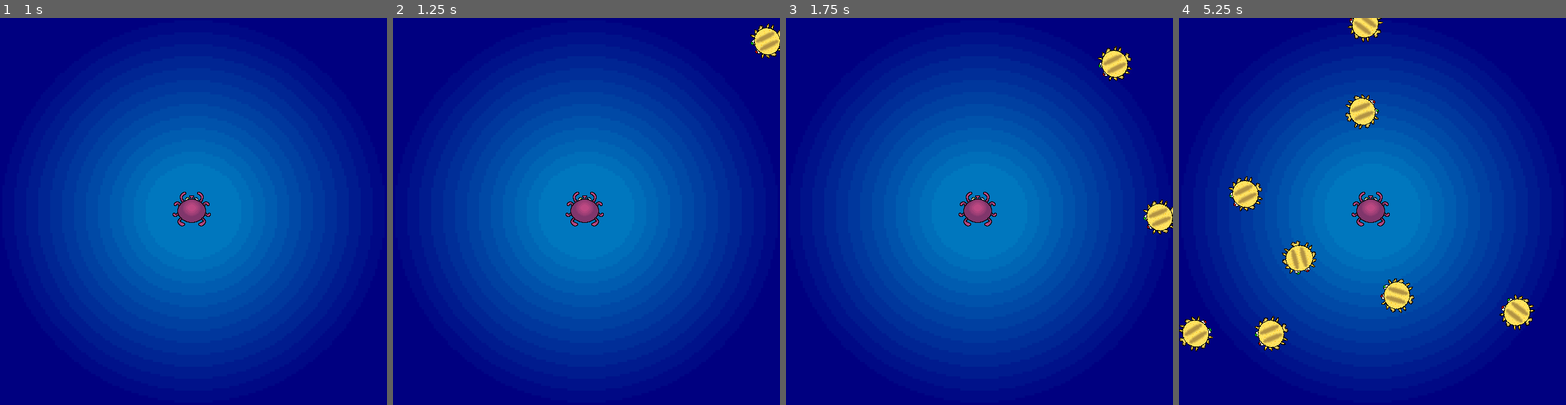
Above: before the commit, frames 1-4 (left to right).
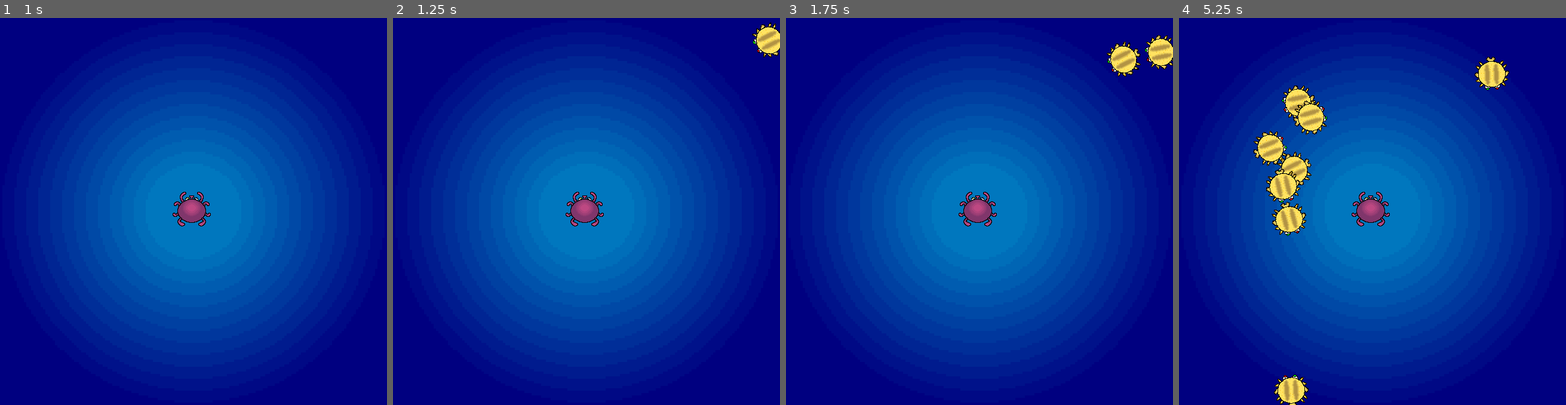
Above: after the commit, the same moments.

Repository: jonael-garcia26/OctoPause
Game: Godot game, scene res://Scenes/menu.tscn
Two runs of this game, one before a commit and one after it. Both use one fixed random seed, a clock stepped at 60 frames per second and the inputs below.
Inputs:
- Up to frame 1 (1 s): click "Start" at 0.5 s
- Up to frame 2 (1.25 s): no input
- Up to frame 3 (1.75 s): no input
- Up to frame 4 (5.25 s): no input

Frame 1 is identical in both runs. In frame 2, 0.2% of the frame differs, in the area x 92-100%, y 1-11%; in frame 3, 1.5%; in frame 4, 7.8%, in the area x 0-92%, y 0-100%.

Commit message:
puse la velocidad para cada mob

Diff:
--- a/Scripts/enemy.gd
+++ b/Scripts/enemy.gd
@@ -3,6 +3,7 @@
 class_name EnemyClass
 
 @export var health = 100
+@export var velocity = 150
 
 # Called when the node enters the scene tree for the first time.
 func _ready() -> void:
--- a/Scripts/main.gd
+++ b/Scripts/main.gd
@@ -27,7 +27,7 @@
 	mob.rotation = direction
 
 	# Choose the velocity for the mob.
-	var velocity = Vector2(randf_range(150, 250), 0.0)
+	var velocity = Vector2(mob.velocity, 0.0)
 	mob.linear_velocity = velocity.rotated(direction)
 
 	# Spawn the mob by adding it to the Main scene.
